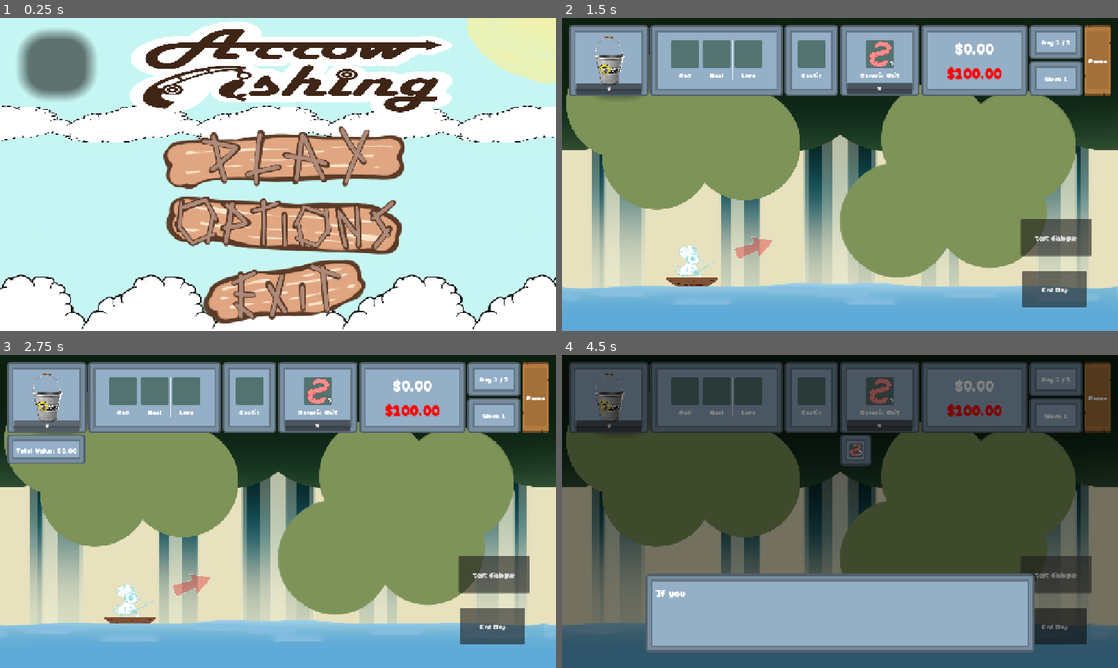
Above: before the commit, frames 1-4 (two rows, left to right).
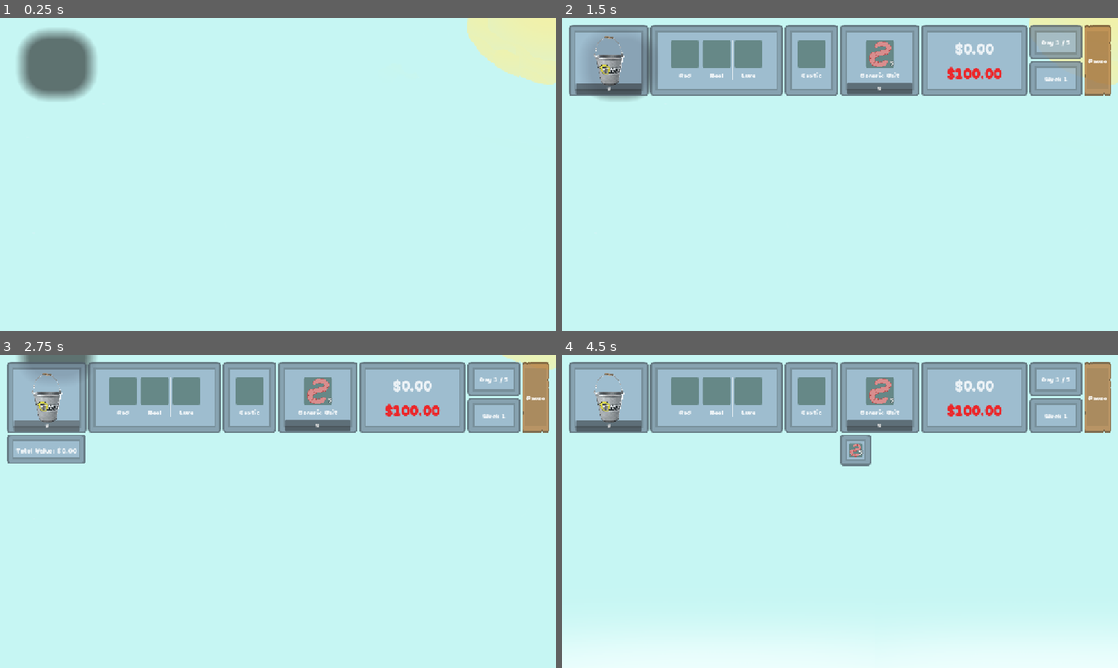
Above: after the commit, the same moments.

Repository: Meoah/Team-Awesome
Game: Godot game, scene res://scenes/ui/pop_ups/intro_cutscene/intro_cutscene.tscn
The game is run twice, just before and just after one commit, with the same random seed, the same clock (stepped at 60 frames per second) and the same inputs. This scene is started directly instead of the project's main scene. Sound files missing from this copy of the repository are replaced by a short silence.
Inputs (mouse positions are in pixels of both pictures, inside the frame that each line leads up to):
- Up to frame 1 (0.25 s): no input
- Up to frame 2 (1.5 s): click (617, 64) at 0.5 s; click (845, 158) at 1.25 s
- Up to frame 3 (2.75 s): click "V" at 2 s
- Up to frame 4 (4.5 s): tap Enter at 2.75 s; drag from (684, 392) to (895, 442) at 2.77 s; click "V" at 3.5 s; click (1056, 574) at 4.25 s, where only the run before the commit has a clickable "test dialogue"

The runs differ from the first frame. In frame 1, 48% of the frame differs, in the area x 0-100%, y 1-100%; in frame 2, 83%; in frame 3, 82%; in frame 4, 100%, in the area x 0-100%, y 0-100%.
Error after the commit: Invalid access to property or key 'slot_left_clicked' on a base object of type 'Node (signal_bus.gd)'. (res://scripts/ui/hud/hud_controller.gd:30)

Commit message:
Started Intro sequence

Diff:
--- a/scenes/ui/pop_ups/intro_cutscene/intro_cutscene.gd
+++ b/scenes/ui/pop_ups/intro_cutscene/intro_cutscene.gd
@@ -4,12 +4,14 @@
 
 
 
+func _ready() -> void:
+	PlayManager.idle_day_state.signal_idle_day.connect(play_animation)
 
 
 
 
-
-
+func play_animation():
+		$AnimationPlayer.play("intro_sequence")
 
 
 
@@ -17,7 +19,7 @@
 
 func _on_button_button_down() -> void:
 	var popup_parameters = {
-	"dialogue_id" = 0,
+	"dialogue_id" = 0000,
 	"flags" = BasePopup.POPUP_FLAG.DISMISS_ON_ESCAPE
 	}
 	if PlayManager.request_dialogue_day_state():
--- a/scenes/ui/pop_ups/intro_cutscene/intro_cutscene.tscn
+++ b/scenes/ui/pop_ups/intro_cutscene/intro_cutscene.tscn
@@ -1,18 +1,82 @@
-[gd_scene load_steps=2 format=3 uid="uid://3f6aflexnva0"]
+[gd_scene load_steps=8 format=3 uid="uid://3f6aflexnva0"]
 
 [ext_resource type="Script" uid="uid://dms5c0201yxj1" path="res://scenes/ui/pop_ups/intro_cutscene/intro_cutscene.gd" id="1_kb0hh"]
+[ext_resource type="Texture2D" uid="uid://pciiuc4daisv" path="res://assets/textures/background/BackgroundSkyClear.png" id="2_qaqdv"]
+[ext_resource type="Texture2D" uid="uid://drsdbbci2pfyp" path="res://assets/textures/background/TreeTops.png" id="3_qnvo7"]
+[ext_resource type="Texture2D" uid="uid://bnbbyk3i184dm" path="res://assets/textures/background/TreeLowers.png" id="4_4sr7y"]
+
+[sub_resource type="Animation" id="Animation_qnvo7"]
+length = 0.001
+tracks/0/type = "value"
+tracks/0/imported = false
+tracks/0/enabled = true
+tracks/0/path = NodePath("Camera2D:position")
+tracks/0/interp = 1
+tracks/0/loop_wrap = true
+tracks/0/keys = {
+"times": PackedFloat32Array(0),
+"transitions": PackedFloat32Array(1),
+"update": 0,
+"values": [Vector2(640, 360)]
+}
+
+[sub_resource type="Animation" id="Animation_qaqdv"]
+resource_name = "intro_sequence"
+length = 30.0
+tracks/0/type = "value"
+tracks/0/imported = false
+tracks/0/enabled = true
+tracks/0/path = NodePath("Camera2D:position")
+tracks/0/interp = 1
+tracks/0/loop_wrap = true
+tracks/0/keys = {
+"times": PackedFloat32Array(0, 1, 8),
+"transitions": PackedFloat32Array(1, 1, 1),
+"update": 0,
+"values": [Vector2(640, 360), Vector2(640, 360), Vector2(640, 2361)]
+}
+
+[sub_resource type="AnimationLibrary" id="AnimationLibrary_4sr7y"]
+_data = {
+&"RESET": SubResource("Animation_qnvo7"),
+&"intro_sequence": SubResource("Animation_qaqdv")
+}
 
 [node name="IntroCutscene" type="Control"]
 layout_mode = 3
 anchors_preset = 0
 script = ExtResource("1_kb0hh")
 
+[node name="BackgroundSkyClear" type="Sprite2D" parent="."]
+position = Vector2(640, 360)
+texture = ExtResource("2_qaqdv")
+
+[node name="TreeTops" type="Sprite2D" parent="."]
+position = Vector2(360, 1360)
+texture = ExtResource("3_qnvo7")
+
+[node name="TreeTops2" type="Sprite2D" parent="."]
+position = Vector2(1080, 1360)
+texture = ExtResource("3_qnvo7")
+
+[node name="TreeLowers" type="Sprite2D" parent="."]
+position = Vector2(640, 2360)
+texture = ExtResource("4_4sr7y")
+
+[node name="Camera2D" type="Camera2D" parent="."]
+position = Vector2(640, 360)
+
+[node name="AnimationPlayer" type="AnimationPlayer" parent="."]
+libraries = {
+&"": SubResource("AnimationLibrary_4sr7y")
+}
+
 [node name="Button" type="Button" parent="."]
 layout_mode = 0
 offset_left = 51.0
-offset_top = 35.0
+offset_top = 35.000004
 offset_right = 59.0
-offset_bottom = 43.0
+offset_bottom = 43.000004
 scale = Vector2(19.936546, 18.176292)
 
 [connection signal="button_down" from="Button" to="." method="_on_button_button_down"]
--- a/scripts/ui/fish_minigame/arrows.gd
+++ b/scripts/ui/fish_minigame/arrows.gd
@@ -269,8 +269,13 @@
 		SystemData._add_money_delay(current_value)
 		SystemData._add_fish(chosen_fish_id)
 		if chosen_fish_id == 21:
-			await get_tree().create_timer(1.5).timeout
+			await get_tree().create_timer(2.5).timeout
 			$AnimatedSprite2D.play()
+			await get_tree().create_timer(0.5).timeout
+			PlayManager.request_catching_state()
+			# Stuff you want to happen between catching and idle, such as a catch animation. Note that we're paused
+			PlayManager.request_idle_day_state()
+			GameManager.popup_queue.dismiss_popup()
 		await get_tree().create_timer(3).timeout
 		PlayManager.request_catching_state()
 		# Stuff you want to happen between catching and idle, such as a catch animation. Note that we're paused
--- a/scripts/util/signal_bus.gd
+++ b/scripts/util/signal_bus.gd
@@ -8,5 +8,7 @@
 signal card_purchased(purchased_card_info : Dictionary)
 signal shop_closed(save_data : Array[Dictionary], shop_type : ShopPopup.SHOP_TYPE_FLAGS)
 
-# HUD Signals
-signal slot_left_clicked(clicked_slot: Slot)
+
+
+# Intro Signals
+signal run_intro
Binary file added: assets/textures/background/TreeLowers.png
Not shown, added: assets/textures/background/TreeLowers.png.import
Binary file added: assets/textures/background/TreeTops.png
Not shown, added: assets/textures/background/TreeTops.png.import
